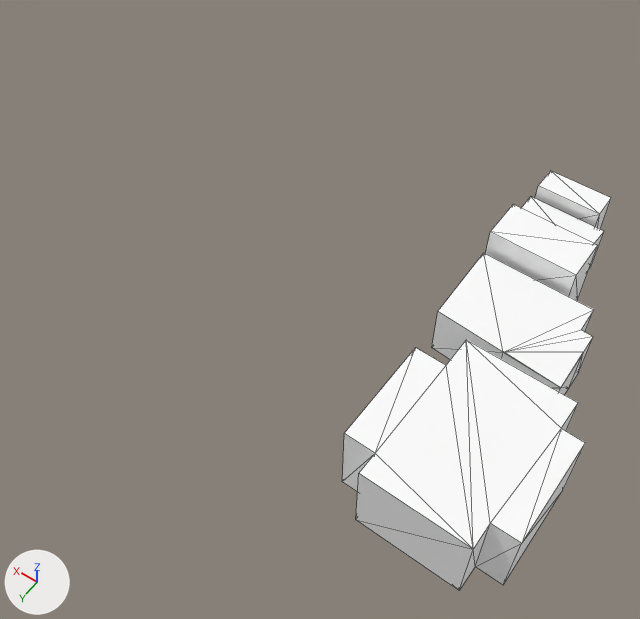
Before and after pictures for a commit that changed the COLLADA model ikomaArchive-master/aoyama_3d_practice.dae.
Before and after are seen from a 50 mm camera at (11.8, 341.2, 182.2) aimed at (96.3, 222.9, -3.7). Lighting does not change. The marker at lower left points along +X, +Y and +Z. Mesh edges are drawn as thin lines.

The first picture shows 'SketchUp'.
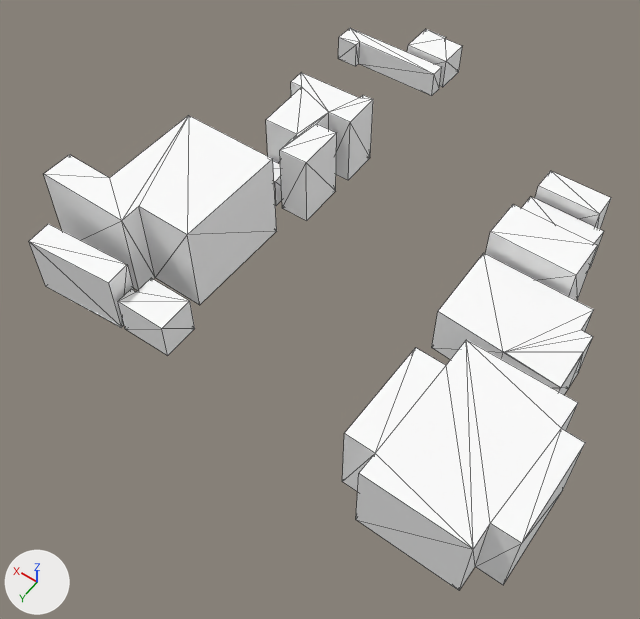
Boxes [x1, y1, x2, y2] around the edits, measured in the pictures (640 x 619 px):
```json
{"object": "SketchUp", "change": "reshaped", "before": [342, 171, 611, 590], "after": [29, 28, 611, 590], "on screen": "116% wider, 34% taller"}
{"part": 1, "of": "me_sketchup", "change": "added", "after": [266, 72, 373, 221]}
{"part": 2, "of": "me_sketchup", "change": "added", "after": [43, 115, 277, 305]}
{"part": 3, "of": "me_sketchup", "change": "added", "after": [29, 224, 195, 356]}
{"part": 4, "of": "me_sketchup", "change": "added", "after": [338, 28, 463, 96]}
{"part": 5, "of": "me_sketchup", "change": "added", "after": [273, 161, 282, 206]}
```

Edits to the scene script, one JSON object a line:
```json
{"block": "me_sketchup", "where": "# used by ob_sketchup; location = (0.0, 0.0, 0.0)"}
{"op": "remove", "block": "me_sketchup", "code": "me_sketchup.from_pydata(...)  # 66 vertices, 114 faces; spans x 20.3..65.0, y 161.6..269.0, z 0.0..21.5"}
{"op": "add", "block": "me_sketchup", "code": "me_sketchup.from_pydata(...)  # 163 vertices, 277 faces; spans x 20.3..164.2, y 116.9..269.0, z 0.0..26.9"}
{"block": "me_sketchup", "change": "me_sketchup part 1: a new loose piece of 28 vertices spanning x 115.8..139.7, y 169.5..201.6, z 0.0..21.9, in mat_material (white #ffffff)"}
{"block": "me_sketchup", "change": "me_sketchup part 2: a new loose piece of 16 vertices spanning x 120.6..164.2, y 209.1..248.1, z 0.0..26.9, in mat_material (white #ffffff)"}
{"block": "me_sketchup", "change": "me_sketchup part 3"}
{"block": "me_sketchup", "change": "15 vertices are added at x 117.0..158.9, y 248.9..261.2, z 0.0..17.7"}
{"block": "me_sketchup", "change": "6 new vertices lie (0.0, 0.0, 11.4) away from vertices in x 117.0..131.4, y 248.9..259.3, z 0.0"}
{"block": "me_sketchup", "change": "31 new faces join them"}
{"block": "me_sketchup", "change": "me_sketchup part 4"}
{"block": "me_sketchup", "change": "12 vertices are added at x 115.1..151.4, y 116.9..135.3, z 0.0"}
{"block": "me_sketchup", "change": "6 new vertices lie (0.0, 0.0, 10.1) away from vertices in x 115.1..129.6, y 116.9..128.0, z 0.0"}
{"block": "me_sketchup", "change": "6 new vertices lie (0.0, 0.0, 8.5) away from vertices in x 115.9..151.4, y 128.8..135.3, z 0.0"}
{"block": "me_sketchup", "change": "40 new faces join them"}
{"block": "me_sketchup", "change": "me_sketchup part 5"}
{"block": "me_sketchup", "change": "8 vertices are added at x 126.7..135.4, y 195.1..202.0, z 0.0..9.3"}
{"block": "me_sketchup", "change": "12 new faces join them"}
```
